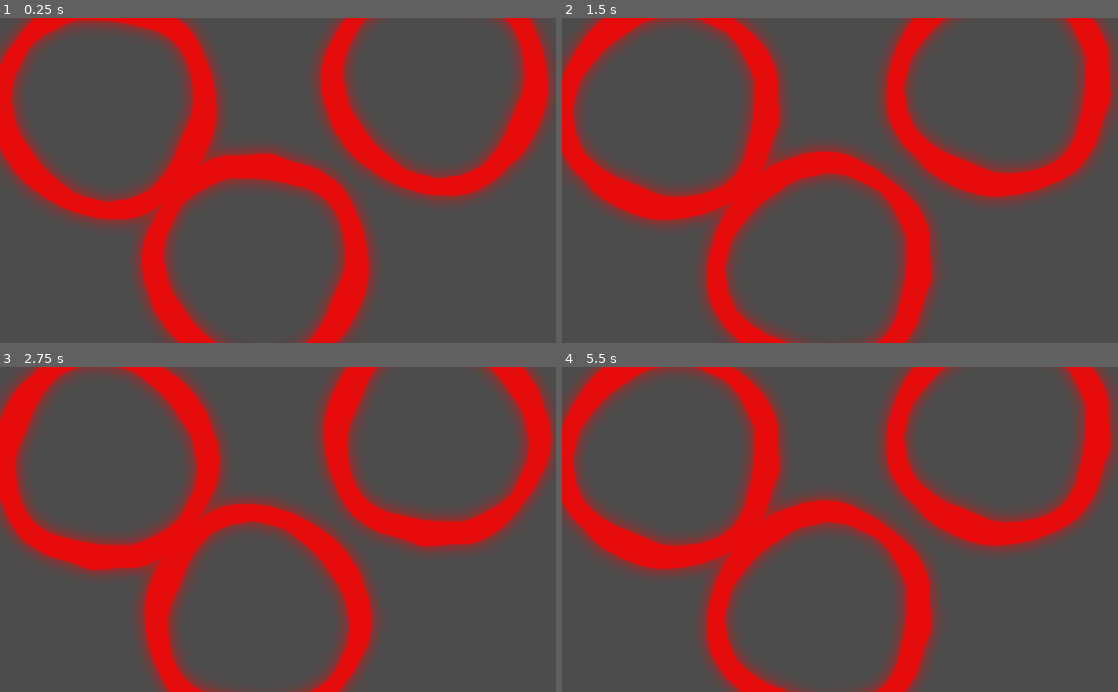
Above: before the commit, frames 1-4 (two rows, left to right).
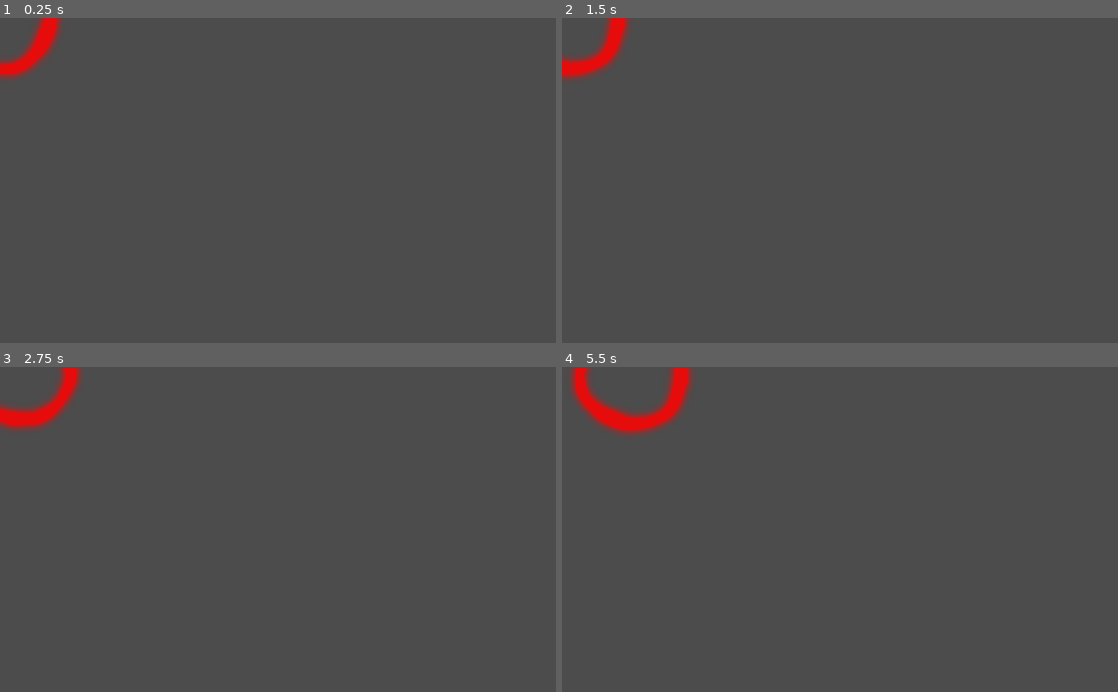
Above: after the commit, the same moments.

Repository: tropf/gamejam2k19
Game: Godot game, scene res://scenes/testscene.tscn
The game is run twice, just before and just after one commit, with the same random seed, the same clock (stepped at 60 frames per second) and the same inputs. Before the commit the project has no main scene; this scene is started directly in both runs.
Inputs:
- Up to frame 1 (0.25 s): no input
- Up to frame 2 (1.5 s): no input
- Up to frame 3 (2.75 s): no input
- Up to frame 4 (5.5 s): no input

The runs differ from the first frame. In frame 1, 30% of the frame differs, in the area x 0-100%, y 0-100%; in frame 2, 30%; in frame 3, 30%; in frame 4, 31%.
Error before the commit: Error setting property 'applied_force' with value of type float.

Commit message:
Change Ball scene node tree

Diff:
--- a/project.godot
+++ b/project.godot
@@ -16,6 +16,7 @@
 [application]
 
 config/name="Neues Spiel"
+run/main_scene="res://scenes/testscene.tscn"
 config/icon="res://icon.png"
 
 [autoload]
--- a/scenes/Ball.tscn
+++ b/scenes/Ball.tscn
@@ -1,25 +1,50 @@
-[gd_scene load_steps=6 format=2]
+[gd_scene load_steps=5 format=2]
 
 [ext_resource path="res://assets/graphics/ball.png" type="Texture" id=1]
 
 [sub_resource type="GDScript" id=3]
-script/source = "extends Node2D
+script/source = "extends RigidBody2D
+
+var G = 1
 
 # Called when the node enters the scene tree for the first time.
 func _ready():
-	# add ball node to global list
 	Global.gravityobjects.append(self)
-
-
-	pass
 
 # Called every frame. 'delta' is the elapsed time since the previous frame.
 func _process(delta):
+	# Reset force
 
-	pass
+	#applied_force = Vector2(0, 0)
+	var force = Vector2(0, 0)
+	# Apply each force
+	for i in Global.gravityobjects:
+		#applied_force = (Global.gravity * (mass * i.get_node(\"RigidBody2D\").get_mass()) * delta)
+		if is_other_obj(i):
+			force += calc_force_btw_obj(i)
+	print(\"Force: \", force)
+	set_applied_force(Vector2(100, 10))
+
+func calc_force_btw_obj(ball):
+	# TODO: add masses
+	var dist = euclidian_distance(ball)
+	print(\"dist \", dist)
+	return -10000000 * get_direction(ball) * G/pow(dist, 2)
+
+func euclidian_distance(ball):
+	return sqrt(pow(self.position.x - ball.position.x, 2) + pow(self.position.y - ball.position.y, 2))
+
+func get_direction(ball):
+	return (self.position - ball.position).normalized()
+
+func is_other_obj(ball):
+	return self != ball.get_node(\"RigidBody2D\")
 "
 
-[sub_resource type="GDScript" id=1]
+[sub_resource type="CircleShape2D" id=4]
+radius = 212.79
+
+[sub_resource type="GDScript" id=2]
 script/source = "extends Sprite
 
 var rng = RandomNumberGenerator.new()
@@ -41,45 +66,17 @@
 	get_parent().rotation_degrees += rotationspeed*delta
 	pass"
 
-[sub_resource type="GDScript" id=4]
-script/source = "extends RigidBody2D
-
-# Declare member variables here. Examples:
-# var a = 2
-# var b = \"text\"
-
-# Called when the node enters the scene tree for the first time.
-func _ready():
-	pass # Replace with function body.
-
-# Called every frame. 'delta' is the elapsed time since the previous frame.
-func _process(delta):
-	# Reset force
-
-	applied_force = Vector2(0, 0)
-
-	# Apply each force
-	for i in Global.gravityobjects:
-		applied_force = (Global.gravity * (mass * i.get_node(\"RigidBody2D\").get_mass()) * delta)
-		print(\"\")
-	pass
-"
-
-[sub_resource type="CircleShape2D" id=2]
-radius = 212.79
-
-[node name="Ball" type="Node2D"]
+[node name="Ball" type="RigidBody2D"]
+mass = 10.0
+applied_force = Vector2( 100, 0 )
 script = SubResource( 3 )
 
-[node name="Sprite" type="Sprite" parent="."]
+[node name="CollisionShape2D" type="CollisionShape2D" parent="."]
+scale = Vector2( 0.5, 0.5 )
+shape = SubResource( 4 )
+disabled = true
+
+[node name="Sprite" type="Sprite" parent="CollisionShape2D"]
 texture = ExtResource( 1 )
-script = SubResource( 1 )
+script = SubResource( 2 )
 color = Color( 0.909804, 0.0509804, 0.0509804, 1 )
-
-[node name="RigidBody2D" type="RigidBody2D" parent="."]
-mass = 100.0
-script = SubResource( 4 )
-
-[node name="CollisionShape2D" type="CollisionShape2D" parent="RigidBody2D"]
-visible = false
-shape = SubResource( 2 )
--- a/scenes/testscene.tscn
+++ b/scenes/testscene.tscn
@@ -22,11 +22,6 @@
 [node name="World" type="Node2D"]
 script = SubResource( 1 )
 
-[node name="Ball" parent="." instance=ExtResource( 1 )]
-position = Vector2( 192.274, 166.555 )
+[node name="Ball1" parent="." instance=ExtResource( 1 )]
 
 [node name="Ball2" parent="." instance=ExtResource( 1 )]
-position = Vector2( 472.525, 458.011 )
-
-[node name="Ball3" parent="." instance=ExtResource( 1 )]
-position = Vector2( 802.573, 123.18 )
